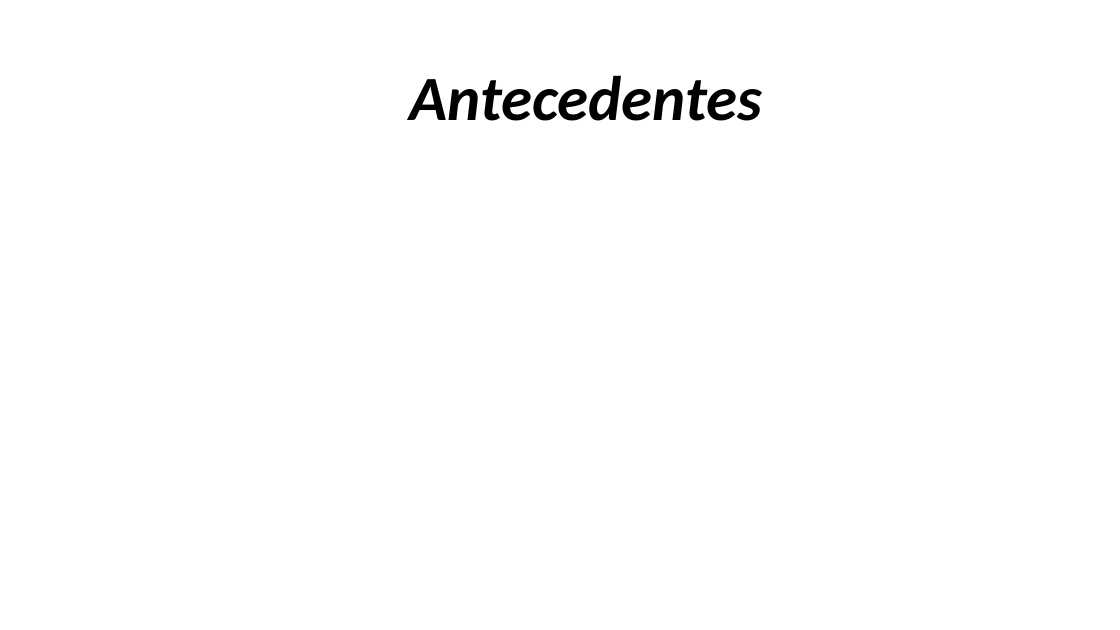
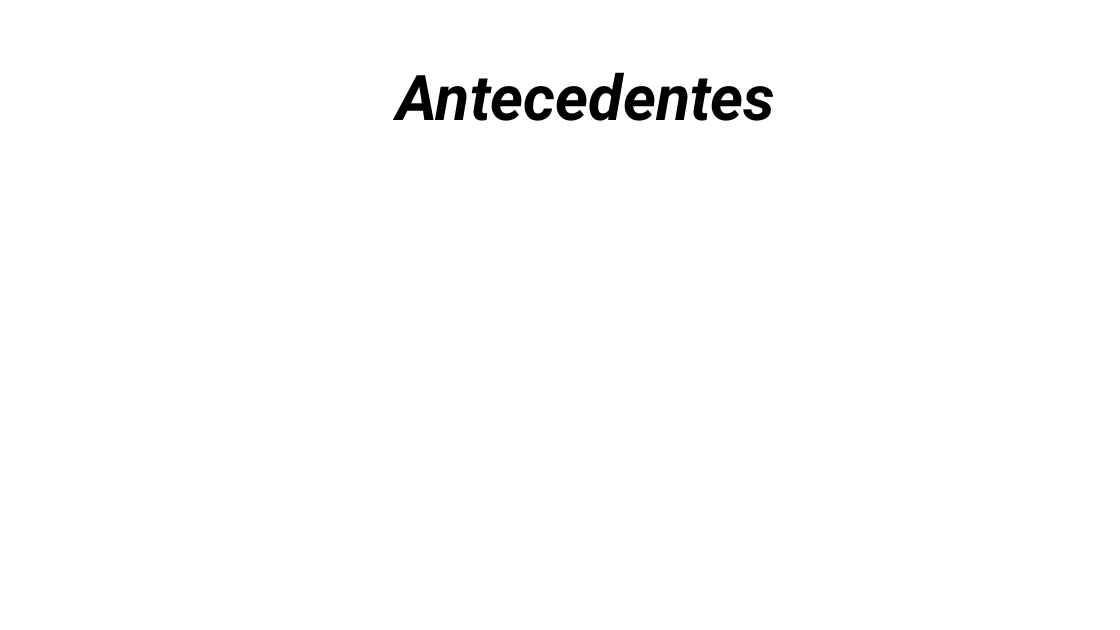
Before and after one commit to neptuso/Charlas, a slide deck: slide 8 of Censo Nacional de Población, Hogares y Viviendas.pptx. Drawn at 1120x630 pixels with LibreOffice and Linux fonts; fonts in the diff are those of the drawing. Boxes give left, top, right and bottom in pixels: in the first picture for what was removed or moved away, otherwise in the second. Text is boxed around its words. In the diff, an @@ line names an element or a change of style, - is before the commit and + after.

```diff
--- a/Censo Nacional de Población, Hogares y Viviendas.pptx
+++ b/Censo Nacional de Población, Hogares y Viviendas.pptx
@@ title "Antecedentes" at bbox=[396, 72, 775, 121]: font Calibri to Roboto @@
```
Also in this commit, not shown: 9 other slides changed, 1 slide added.
